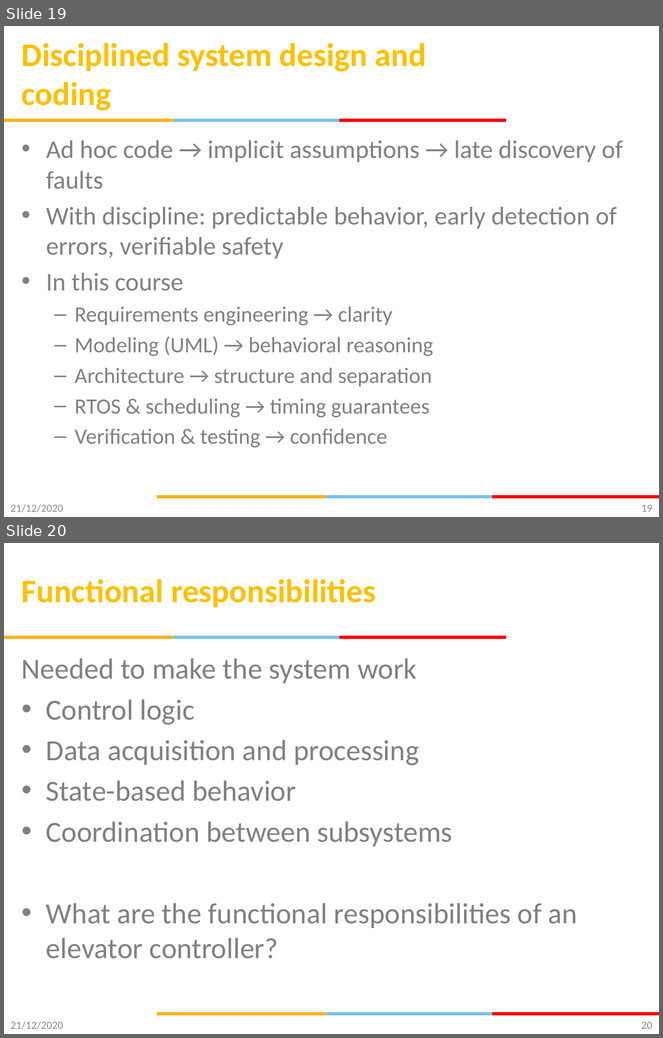
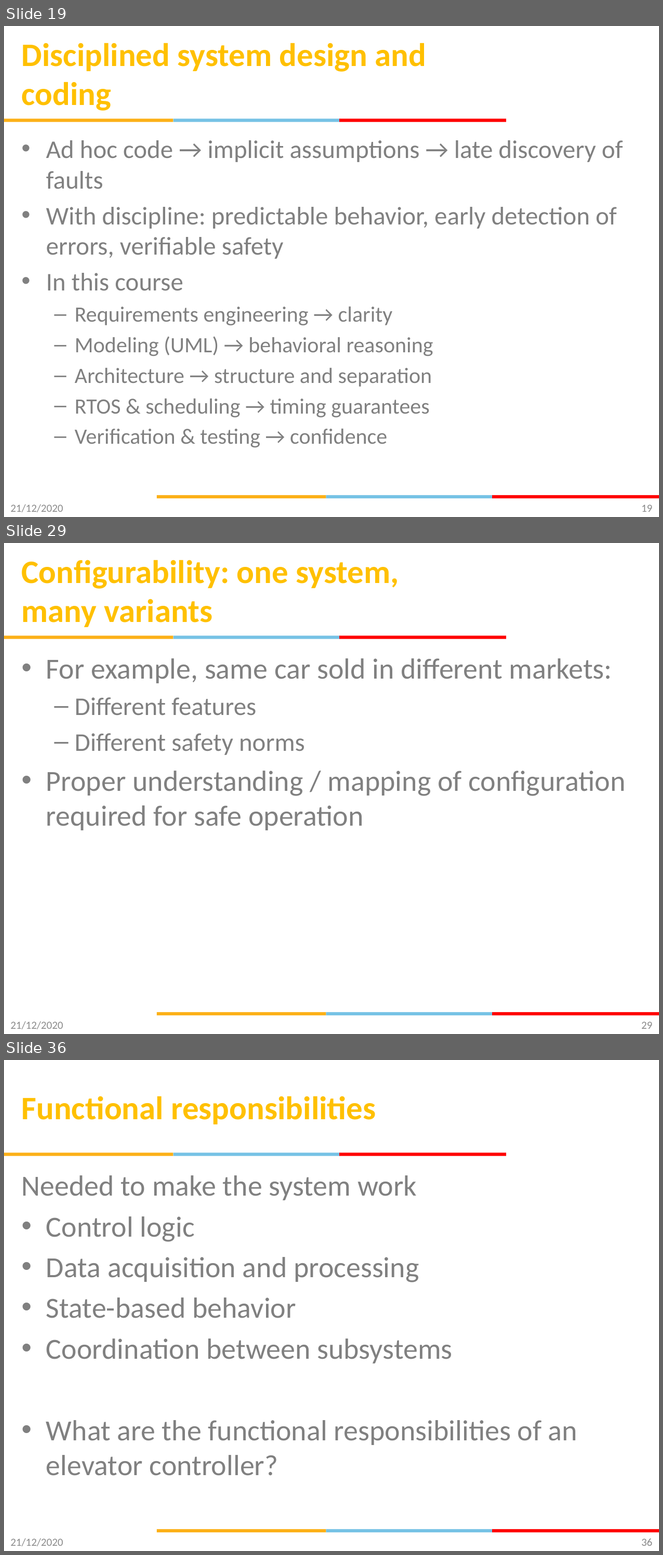
Before and after one commit to gsaurabhr-teaching/csg523-material, a slide deck: Lec-1-3-Intro.pptx. Shown one above the other, each under a label of ours: slides 19 and 20 before the commit, slides 19, 29 and 36 after it; the slides between them are not shown. The pictures are 663x1038 and 663x1555 pixels, drawn with LibreOffice and Linux fonts; fonts in the diff are those of the drawing; background and template pictures are left out. Boxes give left, top, right and bottom in pixels: in the first picture for what was removed or moved away, otherwise in the second. Text is boxed around its words. In the diff, an @@ line names an element or a change of style, - is before the commit and + after.

Commit message:
Updated lec-1-3-intro lifecycle requirements for embedded systems

```diff
--- a/Lec-1-3-Intro.pptx
+++ b/Lec-1-3-Intro.pptx
@@ slide 29 added at [4, 543, 659, 1034], background #FFFFFF; not listed: 6 template elements that a slide beside it also shows @@
@@ title added at [22, 560, 399, 627], 36 pt, text #FFC000, bold @@
+Configurability: one system, many variants
@@ text added at [46, 658, 625, 831], 32 pt, text #808080 @@
+• For example, same car sold in different markets:
+  – Different features
+  – Different safety norms
+• Proper understanding / mapping of configuration required for safe operation
@@ text added at [11, 1021, 63, 1030], 12 pt, text #8C8C8C @@
+21/12/2020
@@ page number added at [642, 1022, 652, 1029], 12 pt, text #898989 @@
+29
@@ what was slide 20 is now slide 36 @@
@@ page number at [642, 1539, 652, 1546]: text changed @@
-20
+36
```
Also in this commit, not shown: 15 other slides added.
